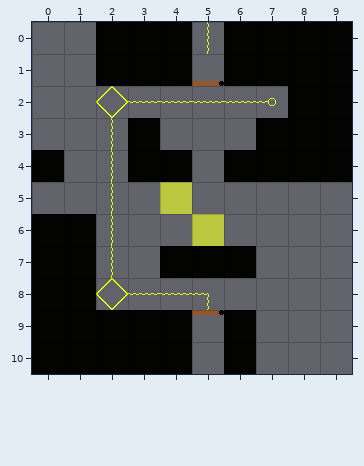
An edit to a level. Tiled map (JSON), Assets/Level_Editor/TileMap/Room_5.tmj. The first picture shows the starting point.
Cells are 32x32 px. Shown: x 0..9, y 0..10.
And afterwards:
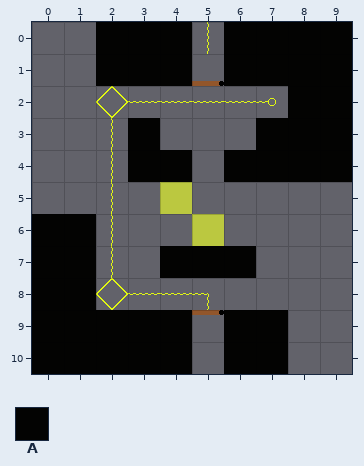
Key: from "tileSet": A 33.
_ is an empty cell, . an unchanged one.
From old to new:
--- layer "Blocks"
@@ x 0..0 @@
- 4 A
+ 4 _
@@ x 7..7 @@
- 9 _
-10 _
+ 9 A
+10 A
Pixel boxes of the changes (left, top, right, bottom) in both pictures:
removed: (32, 150, 64, 182)
added: (256, 310, 288, 374)
